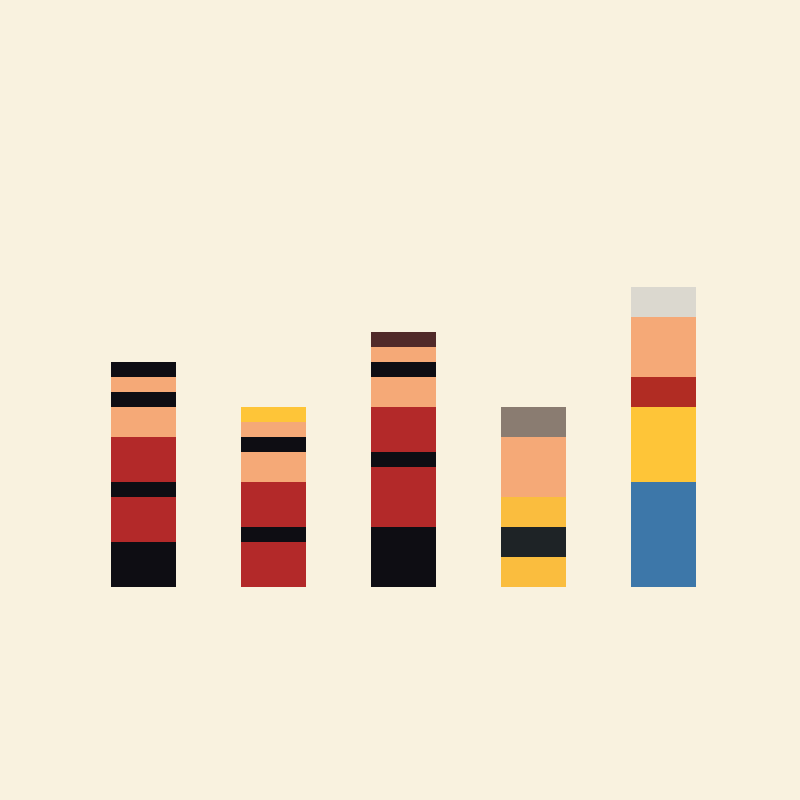
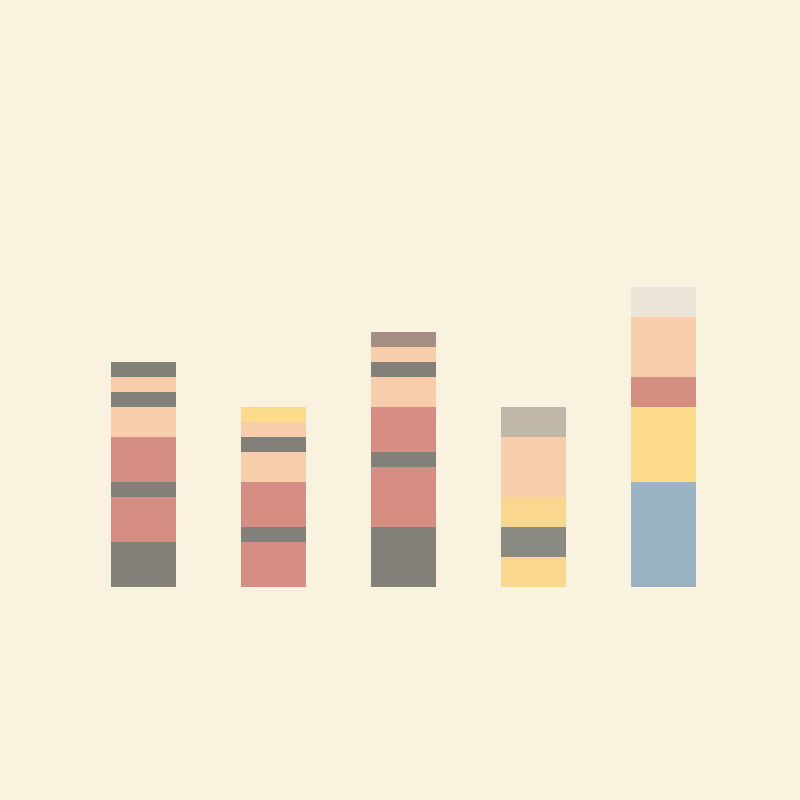
Layers edited between the first and the second 800 × 800 image:
removed layer "Layer 22" over [371, 332, 436, 587]
removed layer "Layer 21" over [241, 407, 306, 587]
removed layer "Layer 20" over [111, 362, 176, 587]
removed layer "Layer 19" over [631, 287, 696, 587]
"Layer 18": opacity 100% → 50%, painted on it over [111, 287, 696, 587]
